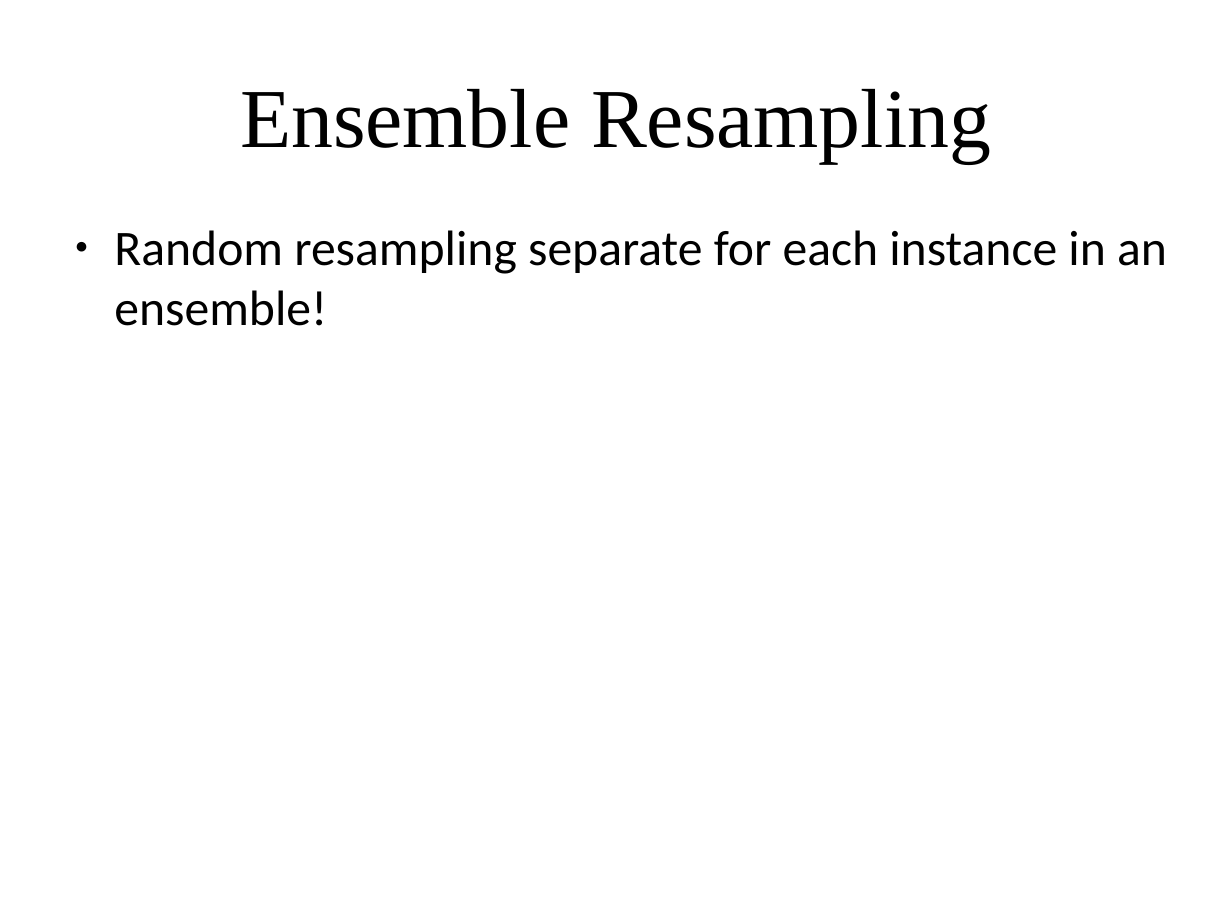
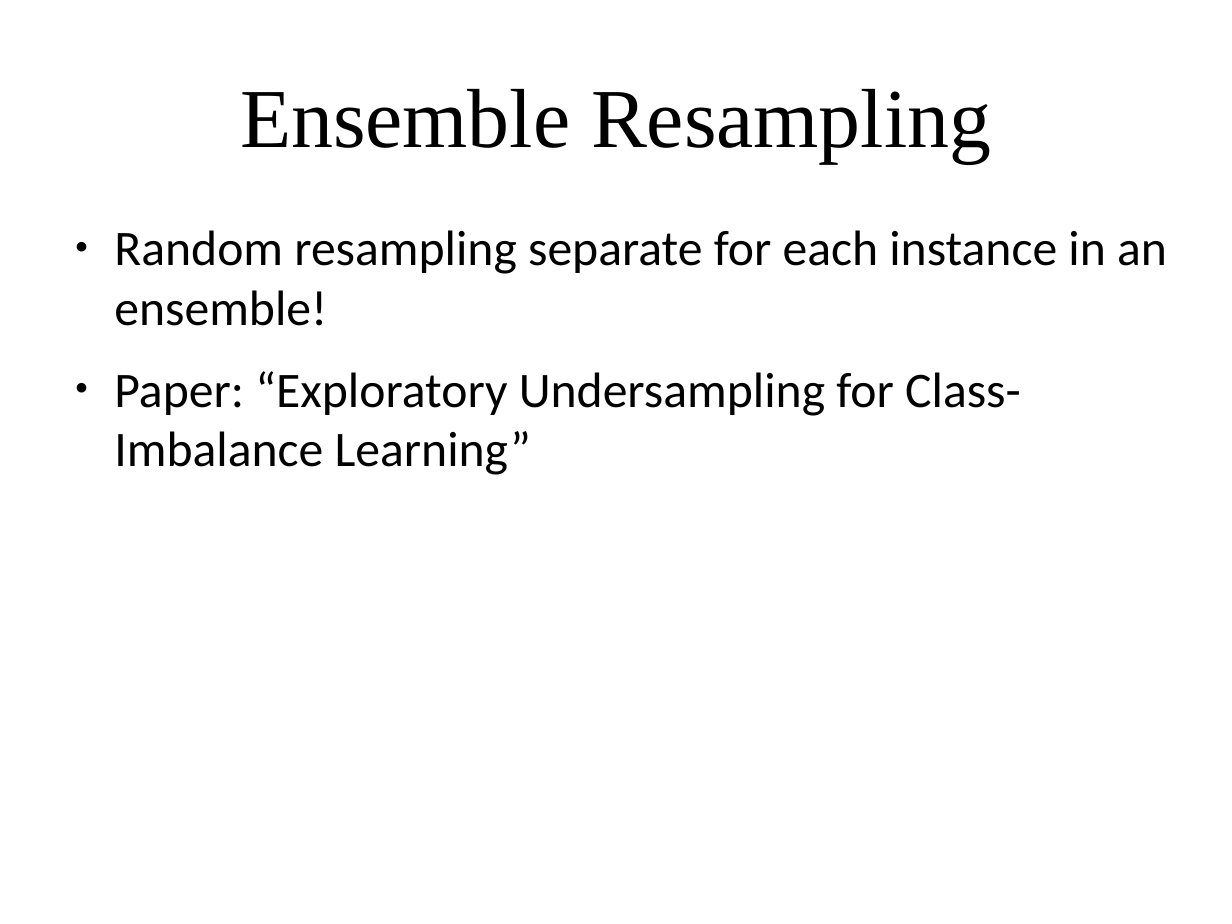
Before and after one commit to amueller/applied_ml_spring_2017, a slide deck: slide 15 of slides/aml-15-032017.odp. Drawn at 1232x924 pixels with LibreOffice and Linux fonts; fonts in the diff are those of the drawing. Boxes give left, top, right and bottom in pixels: in the first picture for what was removed or moved away, otherwise in the second. Text is boxed around its words. In the diff, an @@ line names an element or a change of style, - is before the commit and + after.

```diff
--- a/slides/aml-15-032017.odp
+++ b/slides/aml-15-032017.odp
@@ text at <box>114,371,1021,475</box>: paragraph added @@
+● Paper: “Exploratory Undersampling for Class-Imbalance Learning”
```
Also in this commit, not shown: 1 other slide changed, 1 slide added, 1 slide removed, 1 other file.
